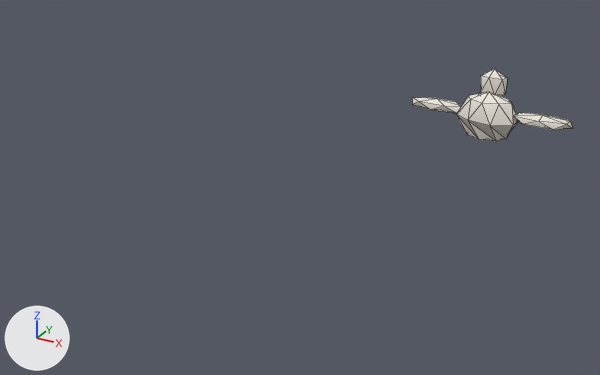
One commit to the glTF model galeria/modelos/vertebra_baleia.glb: the scene before it, then after it.
Before and after are seen from a 50 mm lens placed at (1.62, -5.86, 2.19), pointed at (-0.86, -1.36, -0.05). The lights are fixed; the arrows at lower left show +X, +Y and +Z. The first picture is the older version. Mesh edges are drawn as thin lines. Where no turn or scale is listed for an object, it has been applied to the vertices. Vertices at exactly the same position are counted once.

Before the edit, the objects in view are built like this:
```python
me_mesh_0 = bpy.data.meshes.new('Mesh_0')
me_mesh_0.from_pydata(...)  # 68 vertices, 120 faces; spans x -22.413..-21.179, y 17.434..17.75, z 0.03..0.562
me_mesh_0.materials.append(mat_material_0)
ob_malha_0 = bpy.data.objects.new('Malha_0', me_mesh_0)
ob_malha_0.location = (21.796, -17.592, -0.03)
```
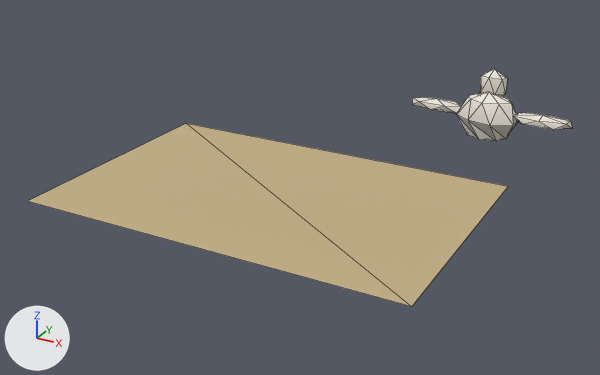
The newer file is also turned or shifted as a whole; pictures and numbers use the older file's frame.

Where the change shows, as pixel boxes [x1, y1, x2, y2] in the pictures (600 x 375 px):
'Malha_0', reshaped (236% wider, 226% taller): before [412, 69, 573, 141]; after [29, 69, 573, 306]
part 1 of me_mesh_0, added (beige): after [29, 123, 508, 306]

Patch to the scene script:
```diff
--- a/galeria/modelos/vertebra_baleia.glb.py
+++ b/galeria/modelos/vertebra_baleia.glb.py
@@ mat_material_1 @@
+mat_material_1 = bpy.data.materials.new('Material_1')
+# nodes: BsdfPrincipled, Mix, OutputMaterial, VertexColor
+# colours: beige #c3af86, mixed with the vertex colours
@@ me_mesh_0 @@
 # used by ob_malha_0; location = (21.796, -17.592, -0.03)
 # verts and faces of me_mesh_0; kept vertices keep their numbers, new ones are numbered from 68
-me_mesh_0.from_pydata(...)  # 68 vertices, 120 faces; spans x -22.413..-21.179, y 17.434..17.75, z 0.03..0.562
+me_mesh_0.from_pydata(...)  # 72 vertices, 122 faces; spans x -24.0..-21.179, y 15.1..17.75, z 0.03..0.562
+# me_mesh_0 part 1
+verts[68] = (-24.0, 16.8, 0.03)  # pixel (186, 123)
+verts[69] = (-21.4, 16.8, 0.03)  # pixel (508, 186)
+verts[70] = (-21.4, 15.1, 0.03)  # pixel (411, 306)
+verts[71] = (-24.0, 15.1, 0.03)  # pixel (27, 201)
+faces += [(68, 70, 69), (68, 71, 70)]  # mat_material_1
 me_mesh_0.materials.append(mat_material_0)
+me_mesh_0.materials.append(mat_material_1)
```
